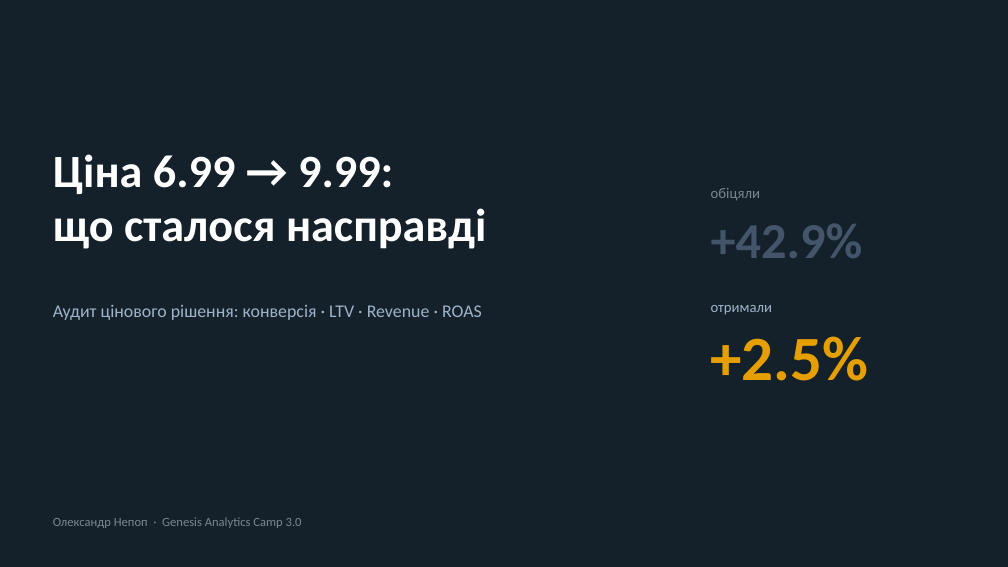
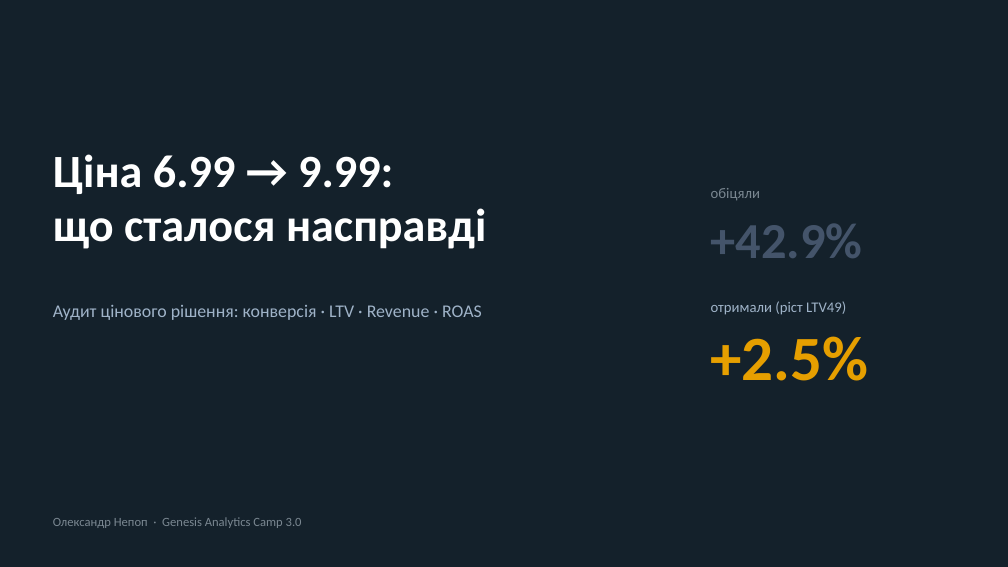
Before and after one commit to Trigger111/amo-case-nepop, a slide deck: slide 1 of AMO_case_presentation.pptx. Drawn at 1008x567 pixels with LibreOffice and Linux fonts; fonts in the diff are those of the drawing. Boxes give left, top, right and bottom in pixels: in the first picture for what was removed or moved away, otherwise in the second. Text is boxed around its words. In the diff, an @@ line names an element or a change of style, - is before the commit and + after.

```diff
--- a/AMO_case_presentation.pptx
+++ b/AMO_case_presentation.pptx
@@ text at (711,301,846,315): text changed @@
-отримали
+отримали (ріст LTV49)
```
Also in this commit, not shown: 7 other slides changed, 1 slide added, 1 slide removed, 3 other files.
